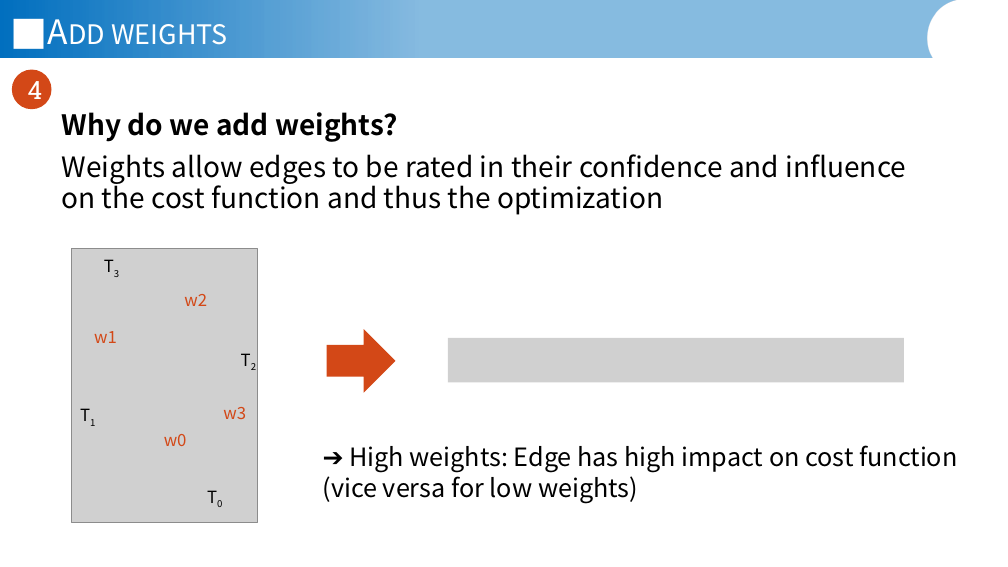
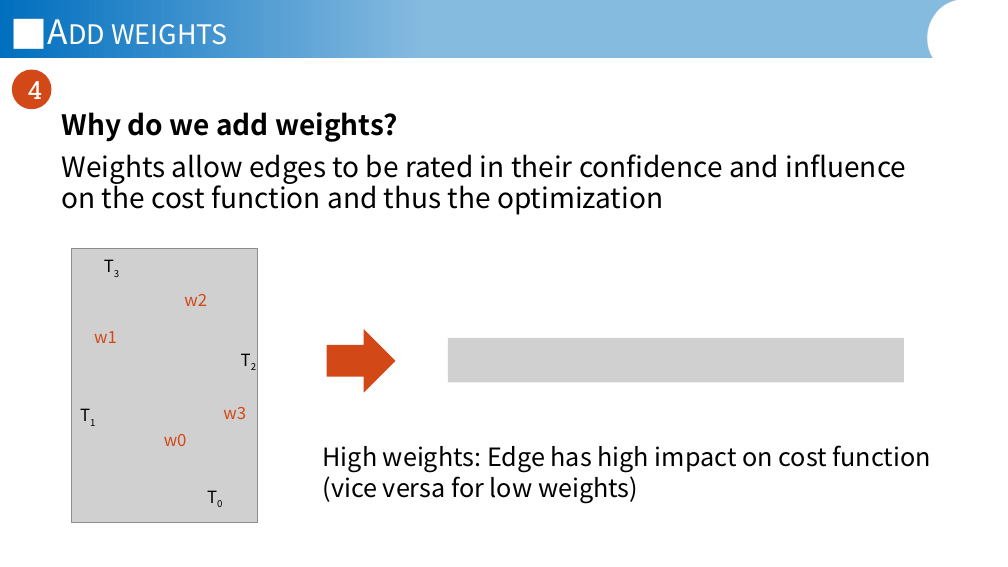
Before and after one commit to JannisIwate/freehand_ur_pgo, a slide deck: slide 14 of documents/Jannis_Meyer_Presentation_11_05_2026.pptx (slide 13 before the commit). Drawn at 1008x567 pixels with LibreOffice and Linux fonts; fonts in the diff are those of the drawing; grey boxes stand for pictures; background and template pictures are left out. Boxes give left, top, right and bottom in pixels: in the first picture for what was removed or moved away, otherwise in the second. Text is boxed around its words. In the diff, an @@ line names an element or a change of style, - is before the commit and + after.

```diff
--- a/documents/Jannis_Meyer_Presentation_11_05_2026.pptx
+++ b/documents/Jannis_Meyer_Presentation_11_05_2026.pptx
@@ text at bbox=[323, 445, 930, 473]: text changed @@
-➔ High weights: Edge has high impact on cost function
+High weights: Edge has high impact on cost function
```
Also in this commit, not shown: 9 other slides changed, 1 slide added.
